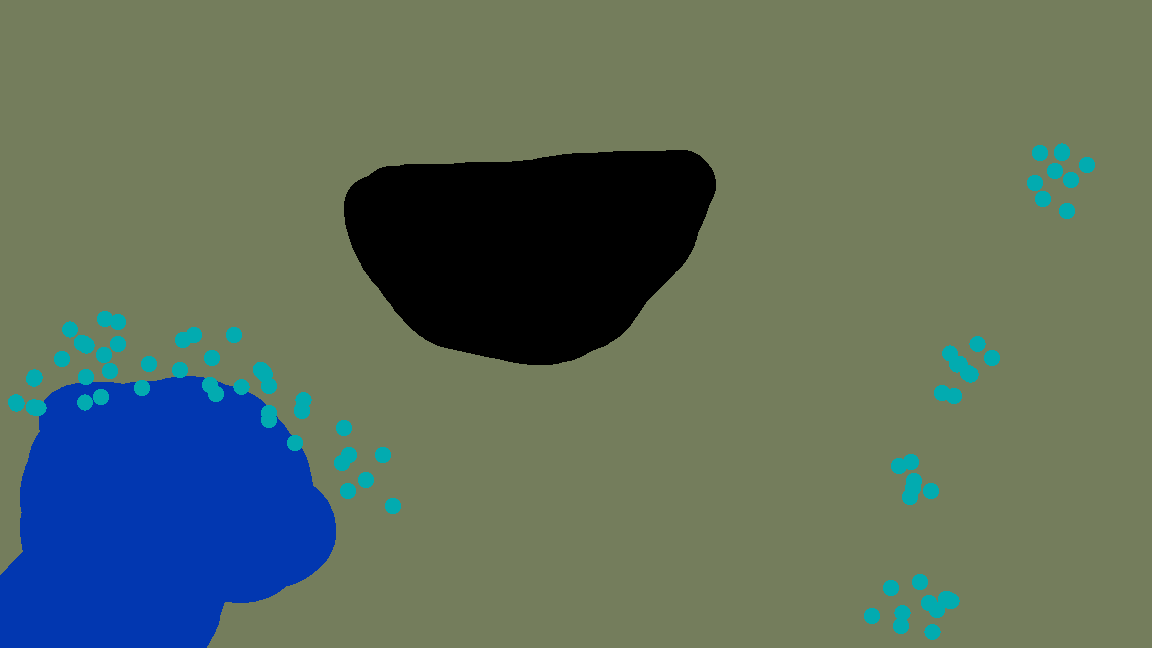
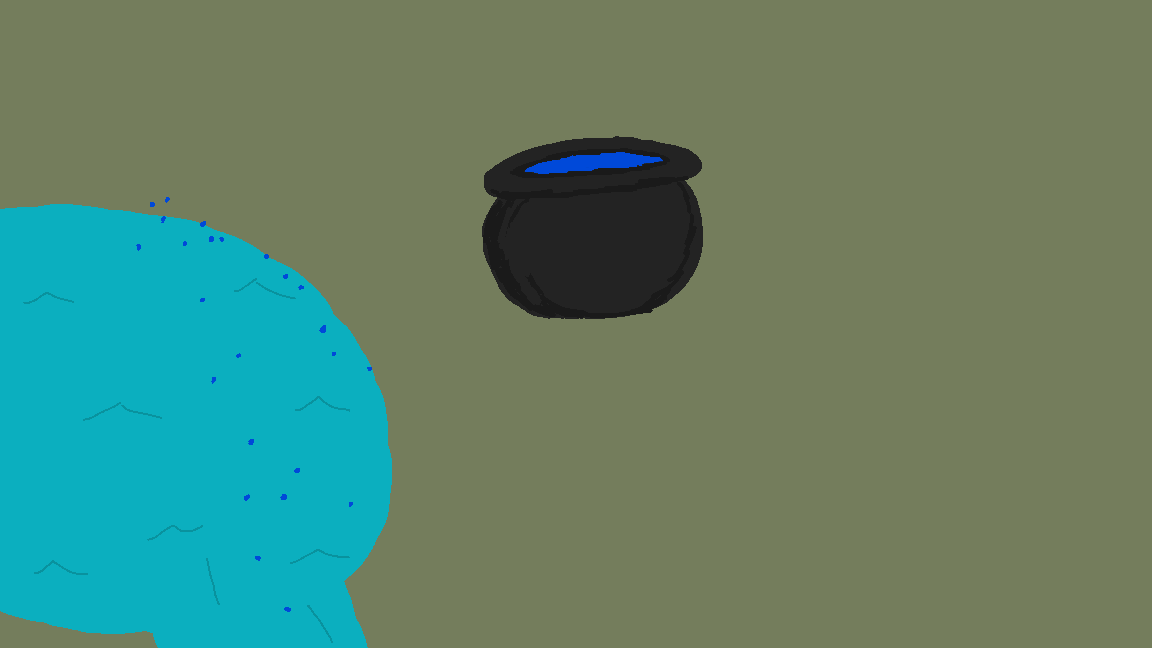
Layer changes from the first 1152 x 648 image to the second:
removed layer "berries" over [0, 136, 1095, 640]
removed layer "river" over [0, 320, 384, 648]
removed layer "cauldron" over [320, 136, 716, 384]
added layer "Cauldron lip covering" above "full" over [320, 136, 716, 387]
added layer "full" above "Cauldron" over [512, 136, 704, 192]
added layer "Cauldron" above "floating berries" over [448, 136, 716, 365]
added layer "floating berries" above "accents" over [128, 192, 384, 640]
added layer "accents" above "lake" over [0, 256, 384, 576]
added layer "lake" above "river open bottom" over [0, 192, 448, 640]
added layer "river open bottom" above "grass" over [64, 510, 384, 648]
painted on "grass" over [0, 136, 1095, 648]
